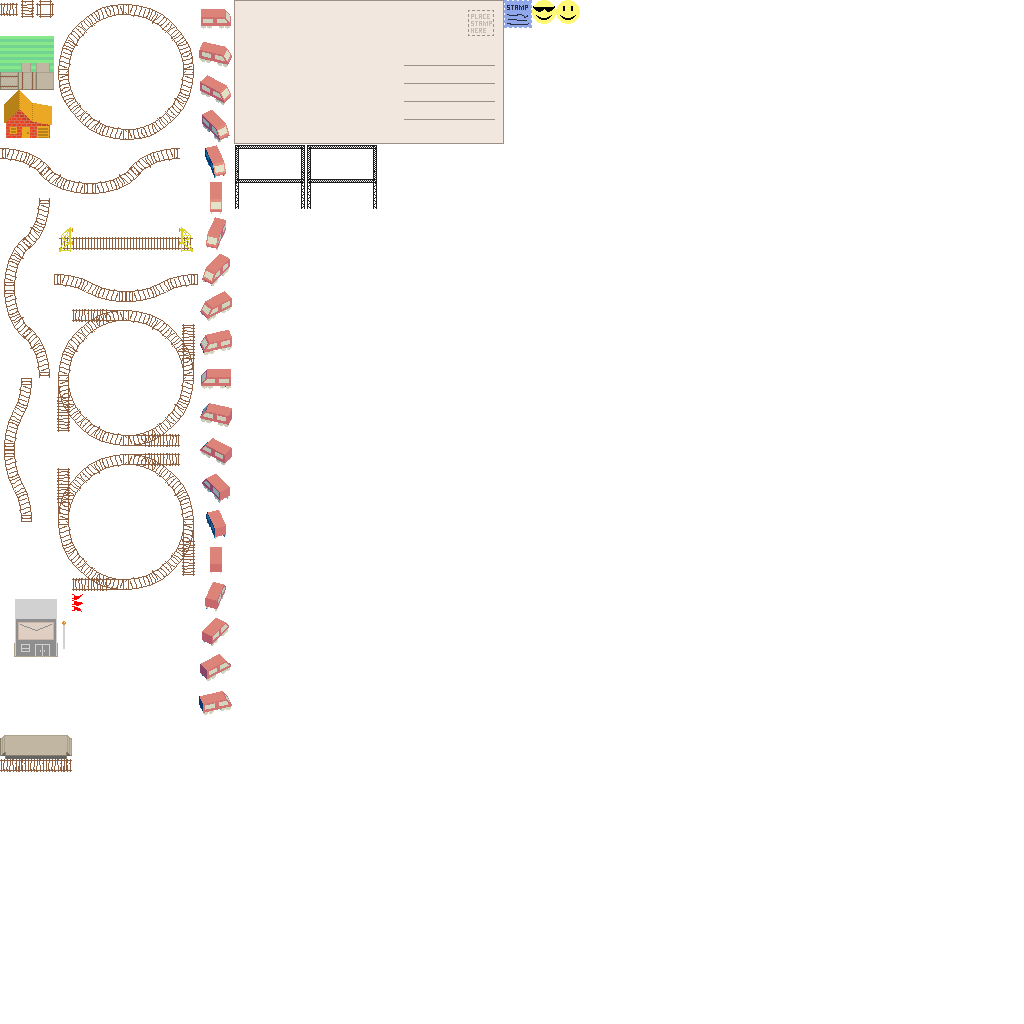
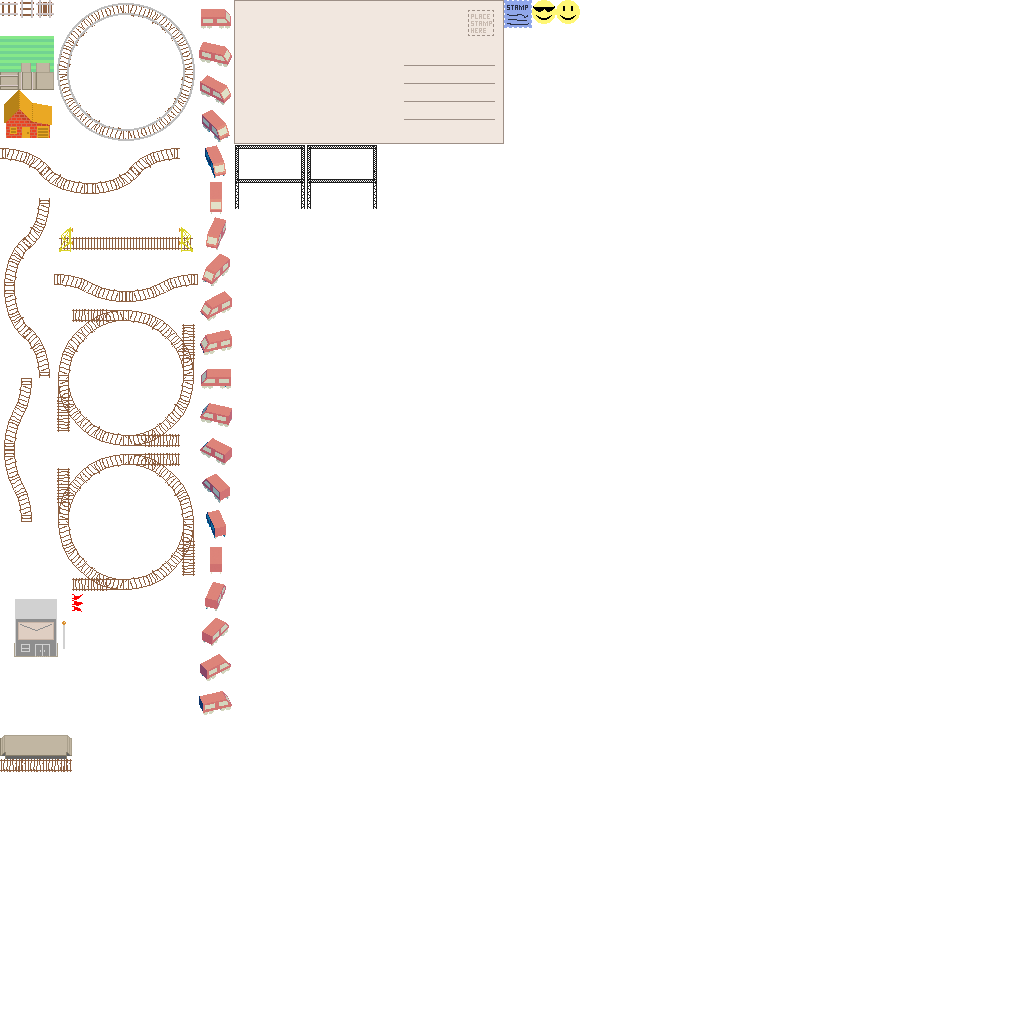
The second 1024 x 1024 image is a revision of the first. Changes to its layers:
added layer "Layer" above "base.png" over (57, 3, 195, 141)
painted on "base.png" over (0, 0, 54, 90)
